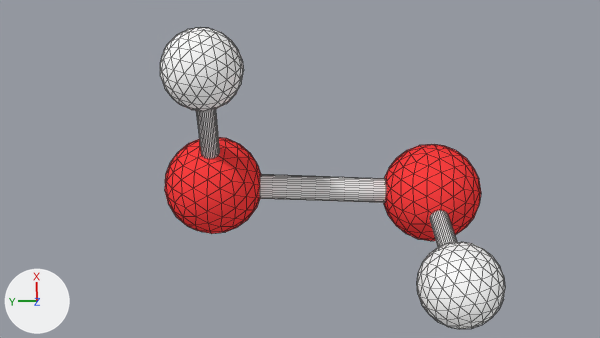
Before and after pictures for a commit that changed the Blender file Molec-2/Assets/Recursos/Moleculas Blender/H2O2.blend.
The view is the same before and after, from the file's camera 'Camera'. The lights are fixed; the arrows at lower left show +X, +Y and +Z. Mesh edges are drawn as thin lines.

Objects in the first picture: 'Bond'.
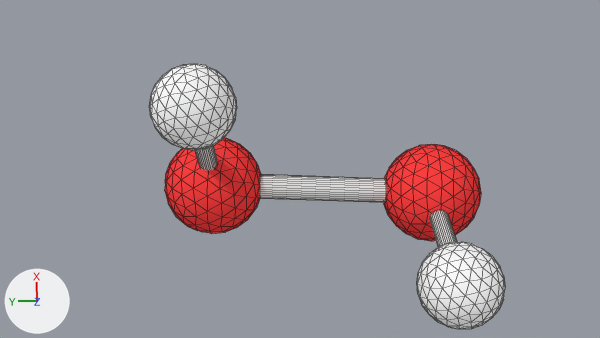
Patch to the scene script:
```diff
--- a/Molec-2/Assets/Recursos/Moleculas Blender/H2O2.blend.py
+++ b/Molec-2/Assets/Recursos/Moleculas Blender/H2O2.blend.py
@@ me_bond @@
 # used by ob_bond; location = (0.0, 0.0, 0.0); rotation_euler = (-1.556, -0.801, -0.0576), in degrees (-89, -46, -3.3); scale = (0.076, 0.076, 0.68)
-me_bond.from_pydata(...)  # 846 vertices, 1568 faces; spans x -4.0..14.8, y -14.2..4.0, z -1.4..1.4
+me_bond.from_pydata(...)  # 846 vertices, 1568 faces; spans x -4.0..14.2, y -14.2..4.0, z -1.4..1.4
+# me_bond part 1: 28 vertices moved from x 12.0, y -0.7..0.7, z 0.9..1.1 to x 11.2..11.5, y -3.9..-2.6, z 0.9..1.1; 192 vertices removed from x 0.0..14.8, y -2.9..2.9, z 0.7..1.3; 192 vertices added at x -0.3..14.2, y -6.1..0.8, z 0.7..1.3
 me_bond.materials.append(mat_bond)
```

Boxes (x1, y1, x2, y2) around the edits, measured in the pictures (600 x 338 px; the box of a moved part takes in the faces that stretch with it):
'Bond', reshaped (12% shorter)
    before: (160, 28, 505, 329)
    after: (149, 64, 505, 329)
part 1 of me_bond, moved or reshaped
    before: (160, 28, 244, 159)
    after: (149, 64, 237, 171)
